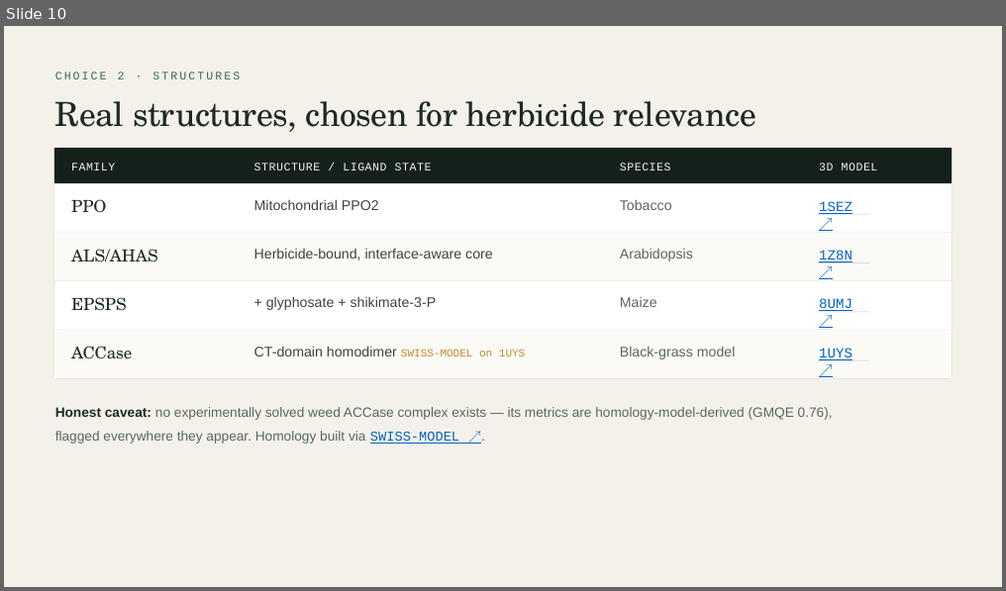
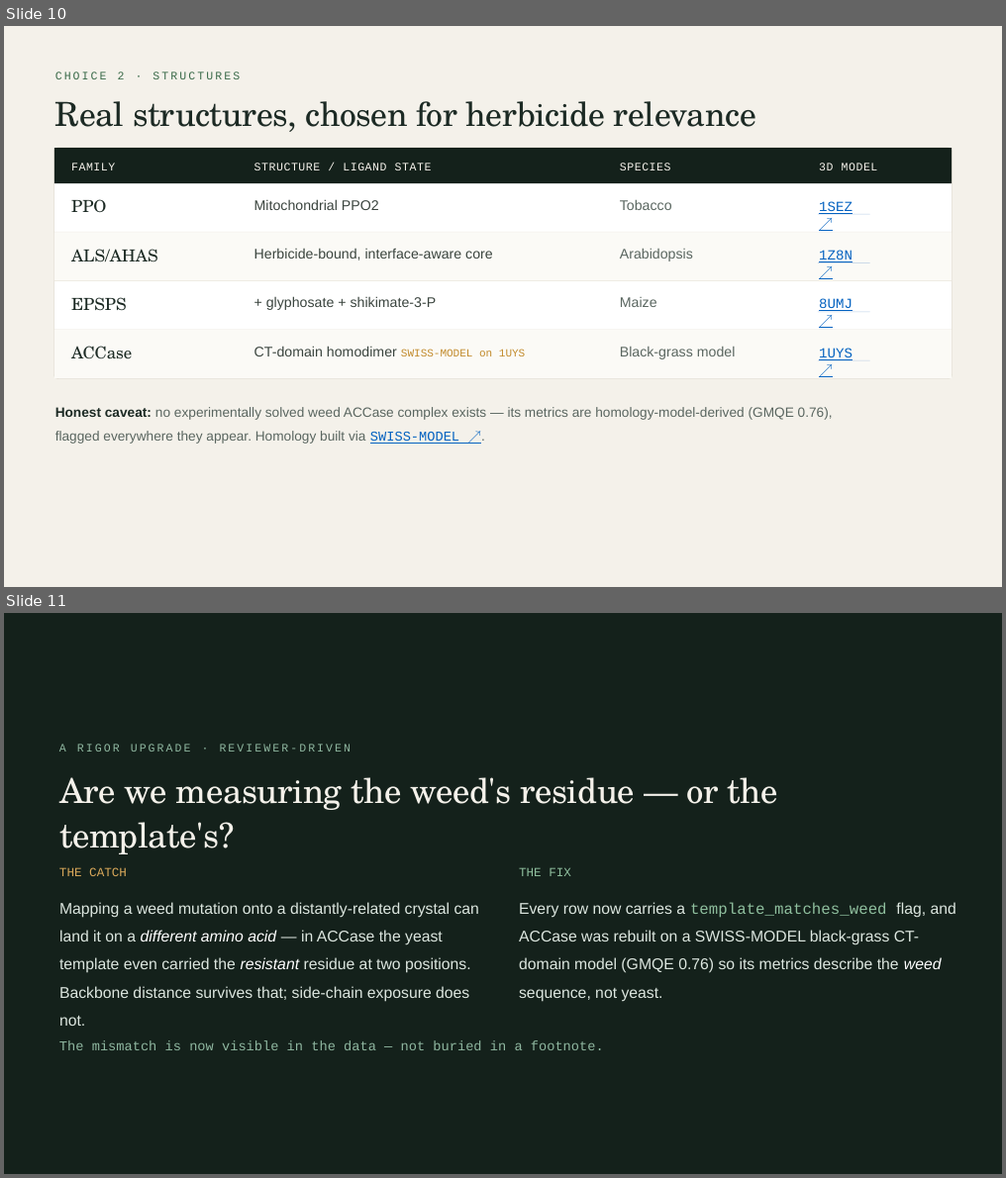
Before and after one commit to gzc0063-hub/herbicide-resistance-structural-bioinf, a slide deck: output/presentations/herbicide_resistance_structural_bioinformatics_talk.pptx. Shown one above the other, each under a label of ours: slide 10 before the commit, slides 10 and 11 after it. The pictures are 1006x591 and 1006x1178 pixels, drawn with LibreOffice and Linux fonts; fonts in the diff are those of the drawing. Boxes give left, top, right and bottom in pixels: in the first picture for what was removed or moved away, otherwise in the second. Text is boxed around its words. In the diff, an @@ line names an element or a change of style, - is before the commit and + after.

```diff
--- a/output/presentations/herbicide_resistance_structural_bioinformatics_talk.pptx
+++ b/output/presentations/herbicide_resistance_structural_bioinformatics_talk.pptx
@@ slide 11 added at box(4, 613, 1002, 1174), background #14211B @@
@@ text added at box(59, 744, 351, 752), 16.5 pt, text #8FB7A0 @@
+A RIGOR UPGRADE · REVIEWER-DRIVEN
@@ text added at box(59, 777, 778, 855), 49.5 pt, text #F4F1EA @@
+Are we measuring the weed's residue — or the template's?
@@ text added at box(59, 867, 127, 876), 18 pt, text #D9A85A @@
+THE CATCH
@@ text added at box(519, 867, 571, 876), 18 pt, text #8FBF9E @@
+THE FIX
@@ text added at box(59, 902, 479, 1002), 22.5 pt, text #DCE6DF @@
+Mapping a weed mutation onto a distantly-related crystal can land it on a different amino acid — in ACCase the yeast template even carried the resistant residue at two positions. Backbone distance survives that; side-chain exposure does not.
@@ text added at box(519, 902, 956, 973), 22.5 pt, text #DCE6DF @@
+Every row now carries a template_matches_weed flag, and ACCase was rebuilt on a SWISS-MODEL black-grass CT-domain model (GMQE 0.76) so its metrics describe the weed sequence, not yeast.
@@ text added at box(59, 1041, 604, 1051), 19.5 pt, text #8FB7A0 @@
+The mismatch is now visible in the data — not buried in a footnote.
```
Also in this commit, not shown: 3 slides changed, 2 other slides added, 3 other files.
